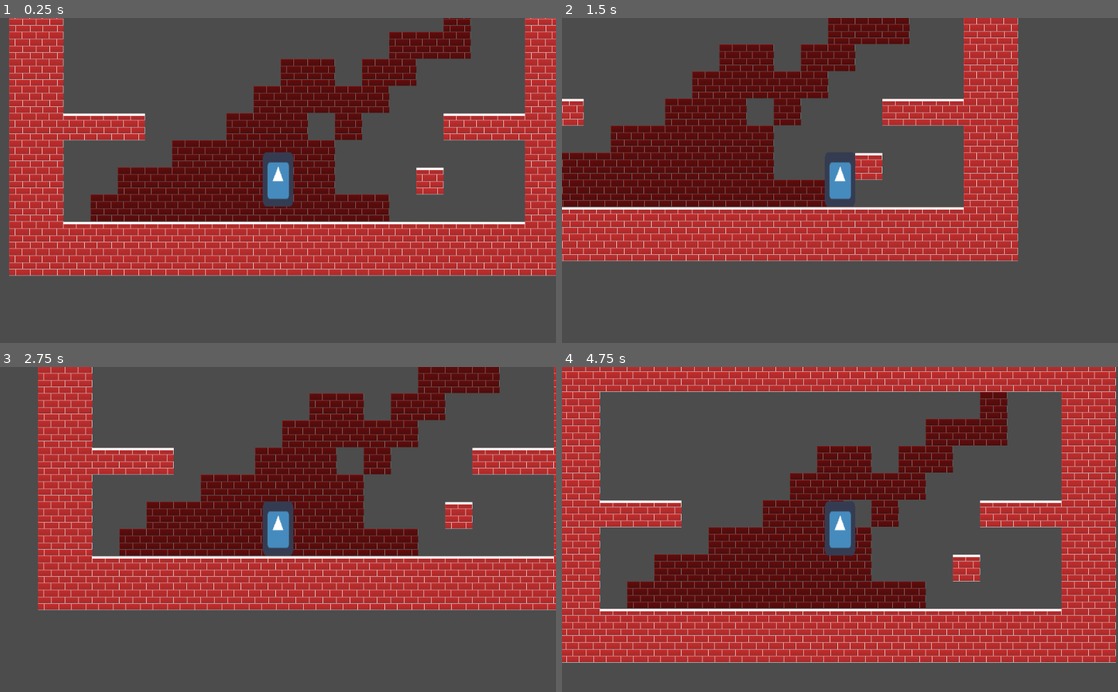
Above: before the commit, frames 1-4 (two rows, left to right).
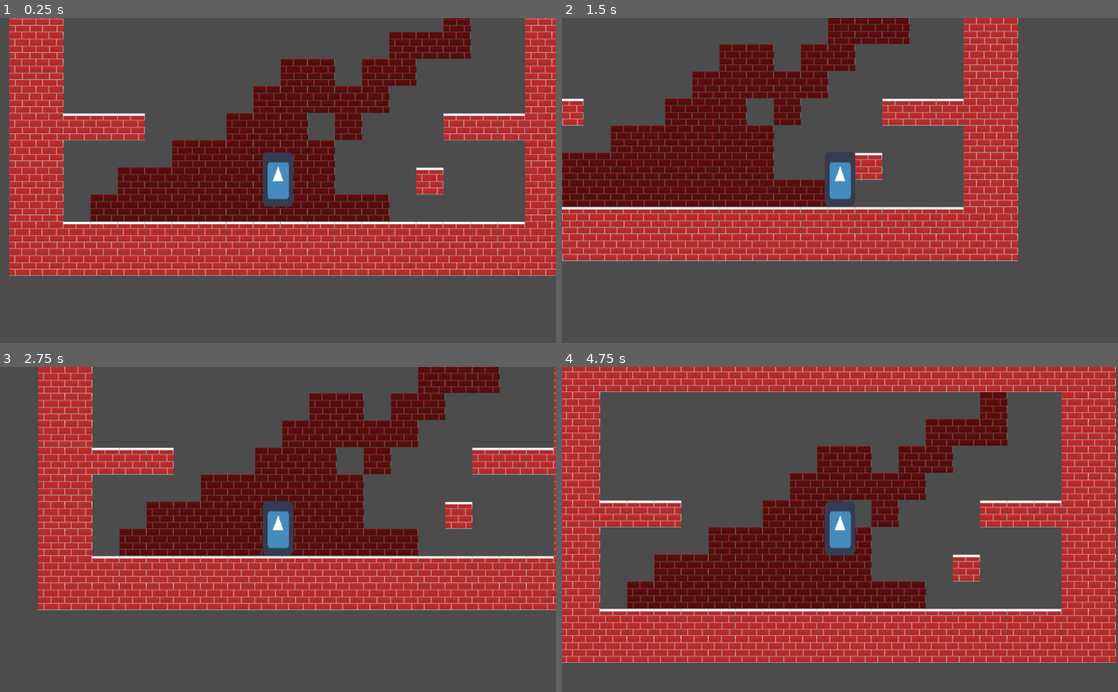
Above: after the commit, the same moments.

Repository: viktor-viktor/Jam
Game: Godot game, scene res://Scenes/Game/Game.tscn
The game is run twice, just before and just after one commit, with the same random seed, the same clock (stepped at 60 frames per second) and the same inputs. After the commit the project has no main scene; this scene is started directly in both runs. The engine's default icon, where the game draws it, is replaced by a stand-in: a white triangle on a blue panel in a dark square.
Inputs:
- Up to frame 1 (0.25 s): no input
- Up to frame 2 (1.5 s): hold Right (ui_right) from 0.53 s (still down); tap Up (ui_up) at 0.77 s
- Up to frame 3 (2.75 s): tap Up (ui_up) at 1.52 s; release Right (ui_right) at 2.03 s; hold Left (ui_left) from 2.03 s (still down)
- Up to frame 4 (4.75 s): release Left (ui_left) at 2.78 s; hold Right (ui_right) 2.78-4.28 s; tap Up (ui_up) at 3.02, 3.77, 4.52 s; hold Left (ui_left) from 4.28 s (still down)

The runs differ from the first frame. In frame 1, 3.0% of the frame differs, in the area x 1-100%, y 0-80%; in frame 2, 4.3%; in frame 3, 4.0%; in frame 4, 4.7%, in the area x 0-100%, y 0-92%.

Commit message:
Added platform

Diff:
--- a/ROOT/Root.gd
+++ b/ROOT/Root.gd
@@ -1,10 +1,15 @@
 extends Node2D
 
-var WORLD_STATES = ['YELLOW', 'RED', 'BLUE', 'GREEN']
+enum WorldStates {
+	YELLOW,
+	RED,
+	BLUE,
+	GREEN
+}
 
 func change_world_state(state):
 
-	if not state in WORLD_STATES:
+	if not state in WorldStates:
 		return
 
 	# Further method to change state for each required scene must be called
--- a/ROOT/Root.tscn
+++ b/ROOT/Root.tscn
@@ -1,6 +1,9 @@
-[gd_scene load_steps=2 format=2]
+[gd_scene load_steps=3 format=2]
 
 [ext_resource path="res://Root.gd" type="Script" id=1]
+[ext_resource path="res://Platform/Scene_Platform.tscn" type="PackedScene" id=2]
 
 [node name="Root" type="Node2D"]
 script = ExtResource( 1 )
+
+[node name="Scene_Platform" parent="." instance=ExtResource( 2 )]
--- /dev/null
+++ b/ROOT/Scenes/Platform/Scene_Platform.gd
@@ -0,0 +1,13 @@
+extends Node2D
+
+var gl_state = 2
+
+func change_world_state(state):
+
+	if gl_state == state:
+		$CollisionShape2D_Platform.disabled = true
+		$Sprite_Platform.modulate.a8 = 128
+
+	else:
+		$CollisionShape2D_Platform.disabled = false
+		$Sprite_Platform.modulate.a8 = 255
--- /dev/null
+++ b/ROOT/Scenes/Platform/Scene_Platform.tscn
@@ -0,0 +1,20 @@
+[gd_scene load_steps=4 format=2]
+
+[ext_resource path="res://Scene_Platform.gd" type="Script" id=1]
+[ext_resource path="res://icon.png" type="Texture" id=2]
+
+[sub_resource type="RectangleShape2D" id=1]
+extents = Vector2( 31.8864, 31.9117 )
+
+[node name="Scene_Platform" type="StaticBody2D"]
+position = Vector2( 296.657, 102.668 )
+script = ExtResource( 1 )
+__meta__ = {
+"_edit_group_": true
+}
+
+[node name="Sprite_Platform" type="Sprite" parent="."]
+texture = ExtResource( 2 )
+
+[node name="CollisionShape2D_Platform" type="CollisionShape2D" parent="."]
+shape = SubResource( 1 )
--- a/ROOT/project.godot
+++ b/ROOT/project.godot
@@ -16,10 +16,12 @@
 [application]
 
 config/name="New Game Project"
-run/main_scene="res://Scenes/Game/Game.tscn"
 config/icon="res://icon.png"
+
+[autoload]
+
+Root="*res://Root.gd"
 
 [rendering]
 
-quality/2d/use_pixel_snap=true
 environment/default_environment="res://default_env.tres"
